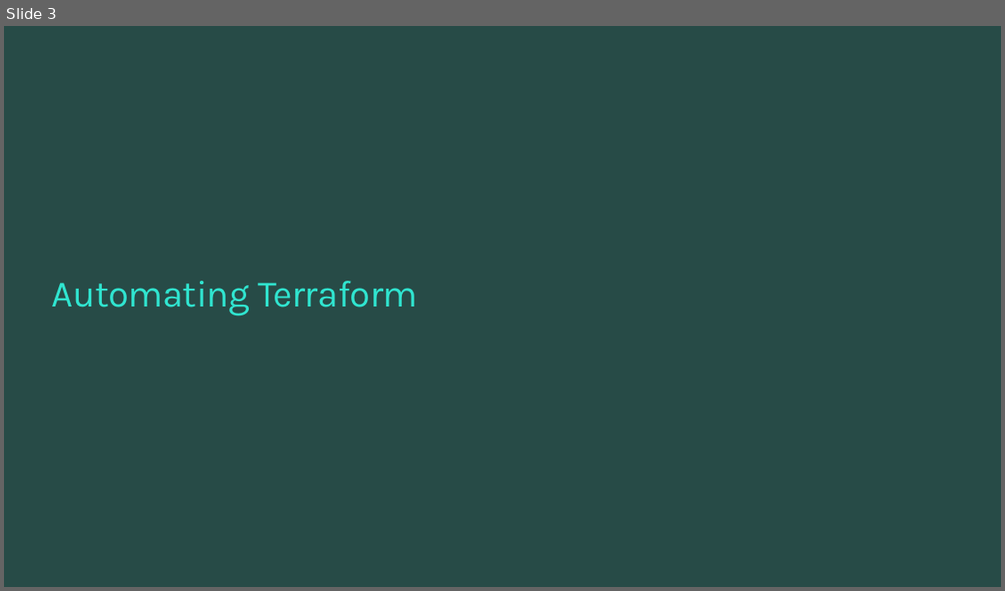
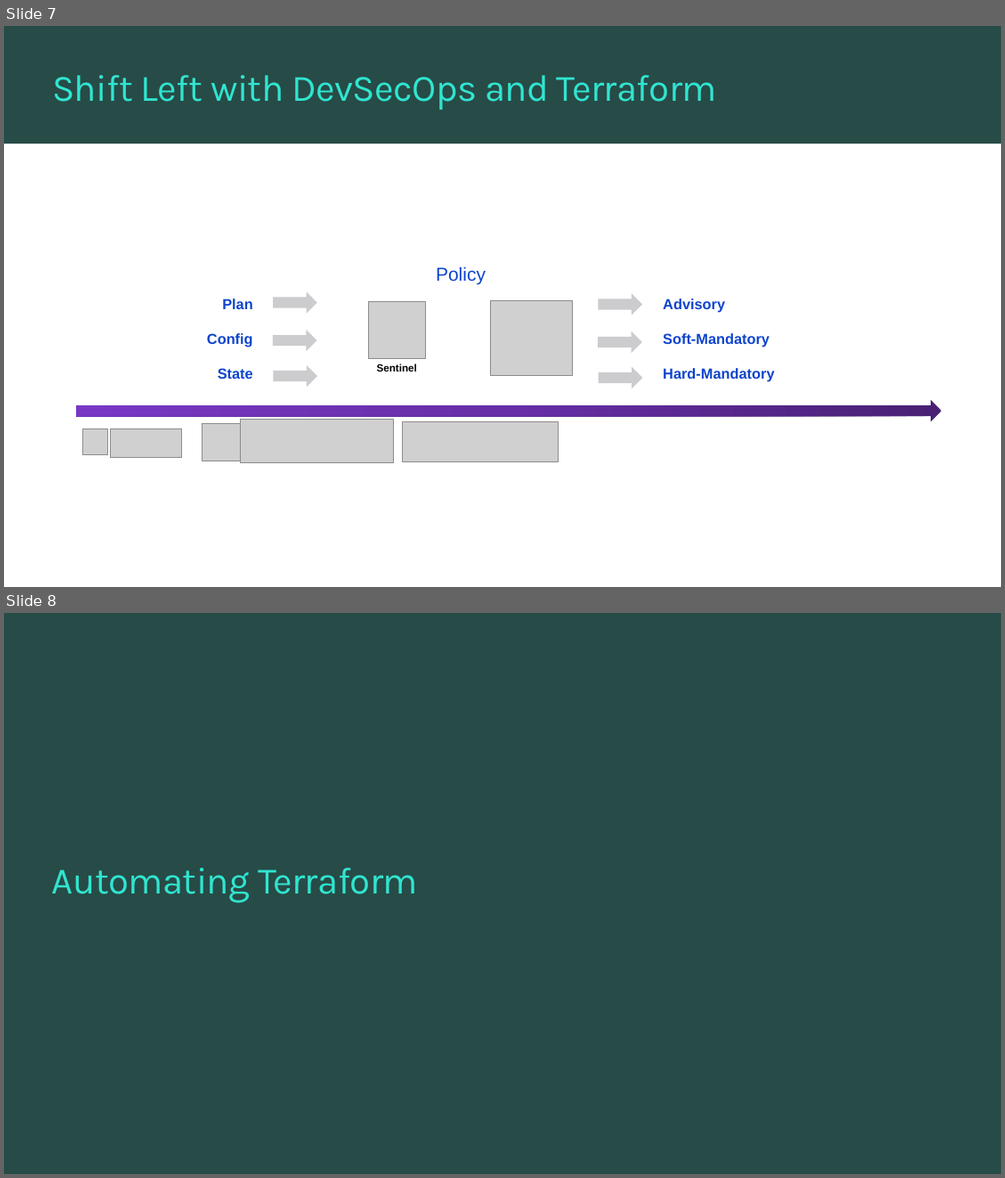
Before and after one commit to TIS-Cloud-Team/TF_Community_workshop, a slide deck: PPTs/06_continuous_delivery.pptx. Shown one above the other, each under a label of ours: slide 3 before the commit, slides 7 and 8 after it. The pictures are 1005x591 and 1005x1178 pixels, drawn with LibreOffice and Linux fonts; fonts in the diff are those of the drawing; grey boxes stand for pictures; background and template pictures are left out. Boxes give left, top, right and bottom in pixels: in the first picture for what was removed or moved away, otherwise in the second. Text is boxed around its words. In the diff, an @@ line names an element or a change of style, - is before the commit and + after.

```diff
--- a/PPTs/06_continuous_delivery.pptx
+++ b/PPTs/06_continuous_delivery.pptx
@@ slide 7 added at (x1=4, y1=26, x2=1001, y2=587), background #FFFFFF @@
@@ rectangle added at (x1=4, y1=26, x2=1001, y2=143), fill #274B47 @@
@@ title added at (x1=52, y1=75, x2=717, y2=110), 36 pt, text #30E5D0 @@
+Shift Left with DevSecOps and Terraform
@@ right arrow added at (x1=273, y1=291, x2=317, y2=313), fill #CCCCCF @@
@@ text added at (x1=436, y1=266, x2=485, y2=285), 18 pt, text #0D44CC @@
+Policy
@@ text added at (x1=207, y1=298, x2=253, y2=378), 14 pt, text #0D44CC, bold @@
+Plan
+Config
+State
@@ picture added at (x1=368, y1=301, x2=425, y2=358) @@
@@ picture added at (x1=490, y1=301, x2=573, y2=375) @@
@@ right arrow added at (x1=599, y1=294, x2=643, y2=315), fill #CCCCCF @@
@@ text added at (x1=663, y1=298, x2=774, y2=382), 14 pt, text #0D44CC, bold @@
+Advisory
+Soft-Mandatory
+Hard-Mandatory
@@ right arrow added at (x1=273, y1=329, x2=316, y2=351), fill #CCCCCF @@
@@ right arrow added at (x1=598, y1=331, x2=642, y2=353), fill #CCCCCF @@
@@ right arrow added at (x1=273, y1=365, x2=317, y2=386), fill #CCCCCF @@
@@ text added at (x1=377, y1=363, x2=417, y2=371), 10 pt, text #000000, bold @@
+Sentinel
@@ right arrow added at (x1=599, y1=367, x2=643, y2=389), fill #CCCCCF @@
@@ right arrow added at (x1=76, y1=400, x2=941, y2=421), fill gradient #492175 to #672FA6 to #7A38C5 @@
@@ picture added at (x1=202, y1=423, x2=241, y2=460) @@
@@ picture added at (x1=241, y1=419, x2=395, y2=464) @@
@@ picture added at (x1=403, y1=421, x2=558, y2=462) @@
@@ picture added at (x1=82, y1=429, x2=108, y2=454) @@
@@ picture added at (x1=110, y1=428, x2=181, y2=458) @@
@@ what was slide 3 is now slide 8 @@
```
Also in this commit, not shown: 8 other slides added, 1 slide removed, 7 other files.
